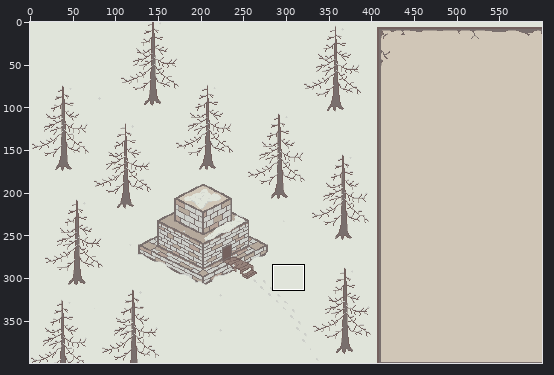
Two versions of one pixel-art file, SecretsGameJam/Art/Concept.aseprite. The first picture is a wide view before the edit; the outline marks the close-up.
Close-up. Earlier state:
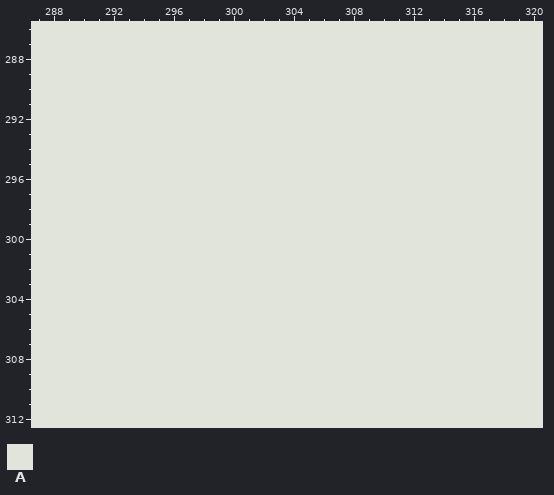
600x400 pixels, 1 frame. Shown: x 287..320, y 286..312.
Palette (. is transparent): A #e0e4da
Pixels before, first column x 287:
286 AAAAAAAAAAAAAAAAAAAAAAAAAAAAAAAAAA
287 AAAAAAAAAAAAAAAAAAAAAAAAAAAAAAAAAA
288 AAAAAAAAAAAAAAAAAAAAAAAAAAAAAAAAAA
289 AAAAAAAAAAAAAAAAAAAAAAAAAAAAAAAAAA
290 AAAAAAAAAAAAAAAAAAAAAAAAAAAAAAAAAA
291 AAAAAAAAAAAAAAAAAAAAAAAAAAAAAAAAAA
292 AAAAAAAAAAAAAAAAAAAAAAAAAAAAAAAAAA
293 AAAAAAAAAAAAAAAAAAAAAAAAAAAAAAAAAA
294 AAAAAAAAAAAAAAAAAAAAAAAAAAAAAAAAAA
295 AAAAAAAAAAAAAAAAAAAAAAAAAAAAAAAAAA
296 AAAAAAAAAAAAAAAAAAAAAAAAAAAAAAAAAA
297 AAAAAAAAAAAAAAAAAAAAAAAAAAAAAAAAAA
298 AAAAAAAAAAAAAAAAAAAAAAAAAAAAAAAAAA
299 AAAAAAAAAAAAAAAAAAAAAAAAAAAAAAAAAA
300 AAAAAAAAAAAAAAAAAAAAAAAAAAAAAAAAAA
301 AAAAAAAAAAAAAAAAAAAAAAAAAAAAAAAAAA
302 AAAAAAAAAAAAAAAAAAAAAAAAAAAAAAAAAA
303 AAAAAAAAAAAAAAAAAAAAAAAAAAAAAAAAAA
304 AAAAAAAAAAAAAAAAAAAAAAAAAAAAAAAAAA
305 AAAAAAAAAAAAAAAAAAAAAAAAAAAAAAAAAA
306 AAAAAAAAAAAAAAAAAAAAAAAAAAAAAAAAAA
307 AAAAAAAAAAAAAAAAAAAAAAAAAAAAAAAAAA
308 AAAAAAAAAAAAAAAAAAAAAAAAAAAAAAAAAA
309 AAAAAAAAAAAAAAAAAAAAAAAAAAAAAAAAAA
310 AAAAAAAAAAAAAAAAAAAAAAAAAAAAAAAAAA
311 AAAAAAAAAAAAAAAAAAAAAAAAAAAAAAAAAA
312 AAAAAAAAAAAAAAAAAAAAAAAAAAAAAAAAAA
The same view after the edit:
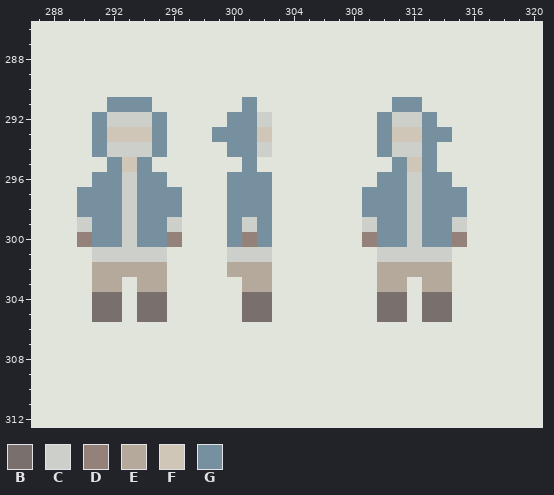
Colours new in this view: B #796f6d  C #cdcfca  D #94817a  E #b5a99c  F #d0c6b7  G #7690a0
Diff:
The author changed colour A to colour B in rows 304 to 305 at x 291 to 292, 294 to 295, 301 to 302, 310 to 311 and 313 to 314.
The author changed colour A to colour C in row 292 at x 292 to 294, 302 and 311 to 312; in row 294 at x 292 to 294, 302 and 311 to 312; in rows 296 to 298 at x 293 and 312; in row 299 at x 290, 293, 296, 301, 309, 312 and 315; in row 300 at x 293 and 312; in row 301 at x 291 to 295, 300 to 302 and 310 to 314.
The author changed colour A to colour D in row 300 at x 290, 296, 301, 309 and 315.
The author changed colour A to colour E in row 302 at x 291 to 295, 300 to 302 and 310 to 314; in row 303 at x 291 to 292, 294 to 295, 301 to 302, 310 to 311 and 313 to 314.
The author changed colour A to colour F in row 293 at x 292 to 294, 302 and 311 to 312; in row 295 at x 293 and 312.
The author changed colour A to colour G in row 291 at x 292 to 294, 301 and 311 to 312; in row 292 at x 291, 295, 300 to 301, 310 and 313; in row 293 at x 291, 295, 299 to 301, 310 and 313 to 314; in row 294 at x 291, 295, 300 to 301, 310 and 313; in row 295 at x 292, 294, 301, 311 and 313; in row 296 at x 291 to 292, 294 to 295, 300 to 302, 310 to 311 and 313 to 314.
The author changed colour A to colour G in rows 297 to 298 at x 290 to 292, 294 to 296, 300 to 302, 309 to 311 and 313 to 315; in rows 299 to 300 at x 291 to 292, 294 to 295, 300, 302, 310 to 311 and 313 to 314.
Where, in picture pixels (left, top, right, bottom), the same in both close-ups:
changed: (77, 97, 272, 322)
changed: (362, 97, 467, 322)
